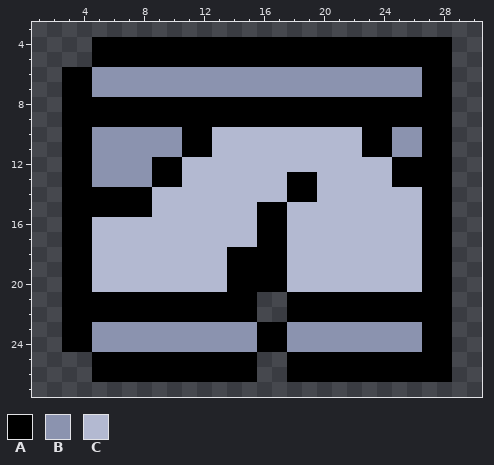
File history of a pixel-art sprite, Assets/Resources/Graphics/Icons/Lower/Shorts.png. The picture above was drawn from the file before the commit.
The file is 32x32 pixels. Shown: x 1..30, y 3..27.
Palette (. is transparent): A #000000  B #8b93af  C #b3b9d1
Pixels before, first column x 3:
 4 ..AAAAAAAAAAAAAAAAAAAAAAAA
 5 ..AAAAAAAAAAAAAAAAAAAAAAAA
 6 AABBBBBBBBBBBBBBBBBBBBBBAA
 7 AABBBBBBBBBBBBBBBBBBBBBBAA
 8 AAAAAAAAAAAAAAAAAAAAAAAAAA
 9 AAAAAAAAAAAAAAAAAAAAAAAAAA
10 AABBBBBBAACCCCCCCCCCAABBAA
11 AABBBBBBAACCCCCCCCCCAABBAA
12 AABBBBAACCCCCCCCCCCCCCAAAA
13 AABBBBAACCCCCCCAACCCCCAAAA
14 AAAAAACCCCCCCCCAACCCCCCCAA
15 AAAAAACCCCCCCAACCCCCCCCCAA
16 AACCCCCCCCCCCAACCCCCCCCCAA
17 AACCCCCCCCCCCAACCCCCCCCCAA
18 AACCCCCCCCCAAAACCCCCCCCCAA
19 AACCCCCCCCCAAAACCCCCCCCCAA
20 AACCCCCCCCCAAAACCCCCCCCCAA
21 AAAAAAAAAAAAA..AAAAAAAAAAA
22 AAAAAAAAAAAAA..AAAAAAAAAAA
23 AABBBBBBBBBBBAABBBBBBBBBAA
24 AABBBBBBBBBBBAABBBBBBBBBAA
25 ..AAAAAAAAAAA..AAAAAAAAAAA
26 ..AAAAAAAAAAA..AAAAAAAAAAA
Now the later version:
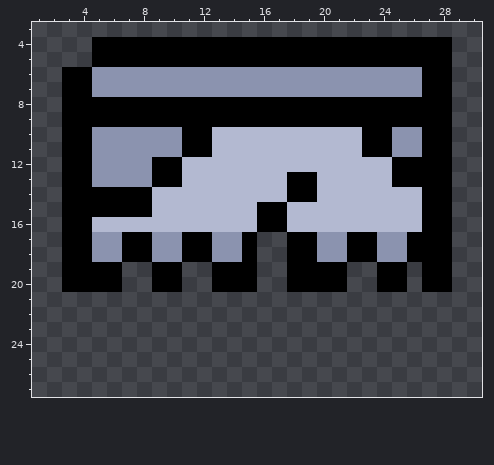
What changed:
{"y":17,"x":5,"old":"CCCCCCCCCCCAACCCCCCCCC","new":"BBAABBAABBA..AABBAABBA"}
{"y":18,"x":5,"old":"CCCCCCCCCA","new":"BBAABBAABB"}
{"y":18,"x":16,"old":"AACCCCCCCCC","new":"..AABBAABBA"}
{"y":19,"x":5,"old":"CCCCCCCCC","new":"AA..AA..A"}
{"y":19,"x":16,"old":"AACCCCCCCCC","new":"..AAAA..AA."}
{"y":20,"x":5,"old":"CCCCCCCCC","new":"AA..AA..A"}
{"y":20,"x":16,"old":"AACCCCCCCCC","new":"..AAAA..AA."}
{"y":21,"x":3,"old":"AAAAAAAAAAAAA","new":"............."}
{"y":21,"x":18,"old":"AAAAAAAAAAA","new":"..........."}
{"y":22,"x":3,"old":"AAAAAAAAAAAAA","new":"............."}
{"y":22,"x":18,"old":"AAAAAAAAAAA","new":"..........."}
{"y":23,"x":3,"old":"AABBBBBBBBBBBAABBBBBBBBBAA","new":".........................."}
{"y":24,"x":3,"old":"AABBBBBBBBBBBAABBBBBBBBBAA","new":".........................."}
{"y":25,"x":5,"old":"AAAAAAAAAAA","new":"..........."}
{"y":25,"x":18,"old":"AAAAAAAAAAA","new":"..........."}
{"y":26,"x":5,"old":"AAAAAAAAAAA","new":"..........."}
{"y":26,"x":18,"old":"AAAAAAAAAAA","new":"..........."}
